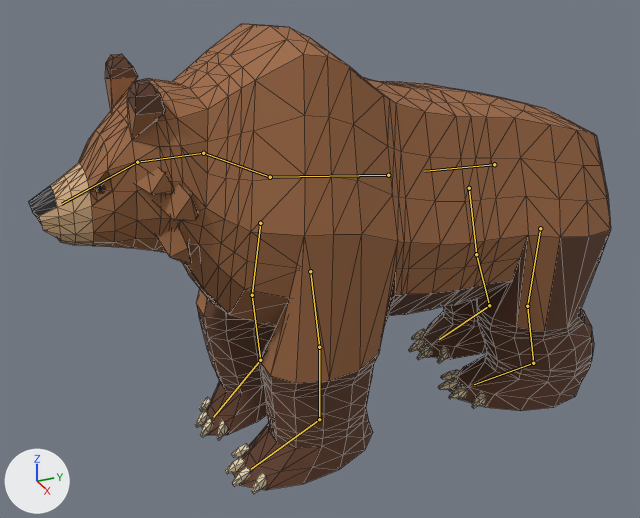
Renders of the glTF model creatures/experiments/boxmodel/abc/t7x/zoo/bear/stage4/bear.glb from each side of a commit.
One viewpoint serves both versions: a 50 mm camera at (2.34, -1.14, 1.72) aimed at (-0.02, -0.08, 0.54). The lights are fixed; the arrows at lower left show +X, +Y and +Z. The first picture is the older version. Both versions are drawn at frame 12 of the action 'move'; the numbers are the values there. The bones that change, and the others that lie on the model, are drawn over the model as lines. Mesh edges are drawn as thin lines on the coarser meshes.

Objects in the first picture: 'body', 'piece_claws', 'piece_fur' and 1 more.
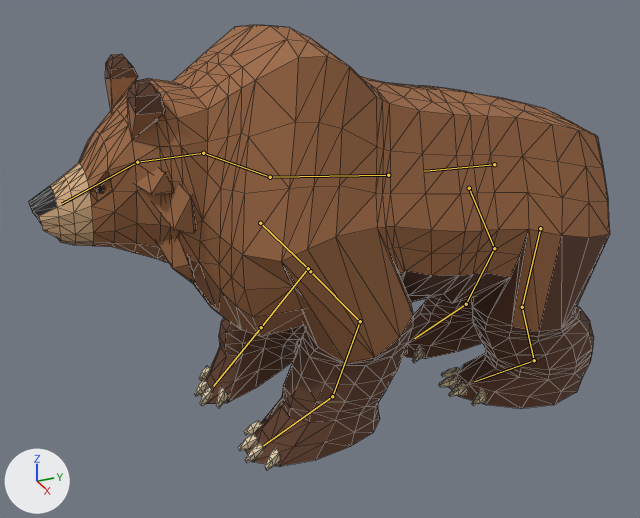
Location of each change, [x1, y1, x2, y2] in pixels of the pictures (640 x 518 px):
'body', posed: before [29, 24, 611, 490]; after [29, 25, 610, 466]
'piece_claws', posed: before [195, 329, 487, 494]; after [194, 346, 487, 470]
'piece_fur', posed (20% taller): before [136, 168, 198, 264]; after [136, 168, 196, 283]
bone 'upperarm.L', root to tip: before (310, 271) to (319, 347); after (310, 271) to (360, 321)
bone 'forearm.L', root to tip: before (319, 347) to (319, 419); after (360, 321) to (332, 396)
bone 'paw.L', root to tip: before (319, 419) to (251, 469); after (332, 396) to (263, 445)
bone 'upperarm.R', root to tip: before (260, 223) to (252, 295); after (260, 223) to (308, 268)
bone 'forearm.R', root to tip: before (252, 295) to (260, 360); after (308, 268) to (261, 327)
bone 'paw.R', root to tip: before (260, 360) to (213, 417); after (261, 327) to (213, 386)
bone 'thigh.L', root to tip: before (540, 228) to (527, 306); after (540, 228) to (522, 307)
bone 'shin.L', root to tip: before (527, 306) to (533, 363); after (522, 307) to (534, 360)
bone 'foot.L', root to tip: before (533, 363) to (474, 384); after (534, 360) to (474, 381)
bone 'thigh.R', root to tip: before (469, 188) to (476, 254); after (469, 188) to (494, 248)
bone 'shin.R', root to tip: before (476, 254) to (489, 305); after (494, 248) to (466, 304)
bone 'foot.R', root to tip: before (489, 305) to (439, 339); after (466, 304) to (414, 338)

The edits, one by one:
Bone 'upperarm.L' (bone_upperarm_l) turns from (-8, 0, 0) to (-40, 0, 0) degrees about its own x, y and z.
Bone 'forearm.L' (bone_forearm_l) turns from (0, 0, 0) to (53, 0, 0) degrees about its own x, y and z.
Bone 'paw.L' (bone_paw_l) turns from (0, 0, 0) to (-20, 0, 0) degrees about its own x, y and z.
Bone 'upperarm.R' (bone_upperarm_r) turns from (8, 0, 0) to (-42, 0, 0) degrees about its own x, y and z.
Bone 'forearm.R' (bone_forearm_r) turns from (-21, 0, 0) to (77, 0, 0) degrees about its own x, y and z.
Bone 'paw.R' (bone_paw_r) turns from (-14, 0, 0) to (-62, 0, 0) degrees about its own x, y and z.
Bone 'thigh.L' (bone_thigh_l) turns from (8, 0, 0) to (13, 0, 0) degrees about its own x, y and z.
Bone 'shin.L' (bone_shin_l) turns from (-10, 0, 0) to (-22, 0, -1) degrees about its own x, y and z.
Bone 'foot.L' (bone_foot_l) turns from (14, 0, 0) to (20, 0, 0) degrees about its own x, y and z.
Bone 'thigh.R' (bone_thigh_r) turns from (-8, 0, 0) to (-21, 1, 4) degrees about its own x, y and z.
Bone 'shin.R' (bone_shin_r) turns from (0, 0, 0) to (55, 4, -8) degrees about its own x, y and z.
Bone 'foot.R' (bone_foot_r) turns from (0, 0, 0) to (-41, 5, 0) degrees about its own x, y and z.
